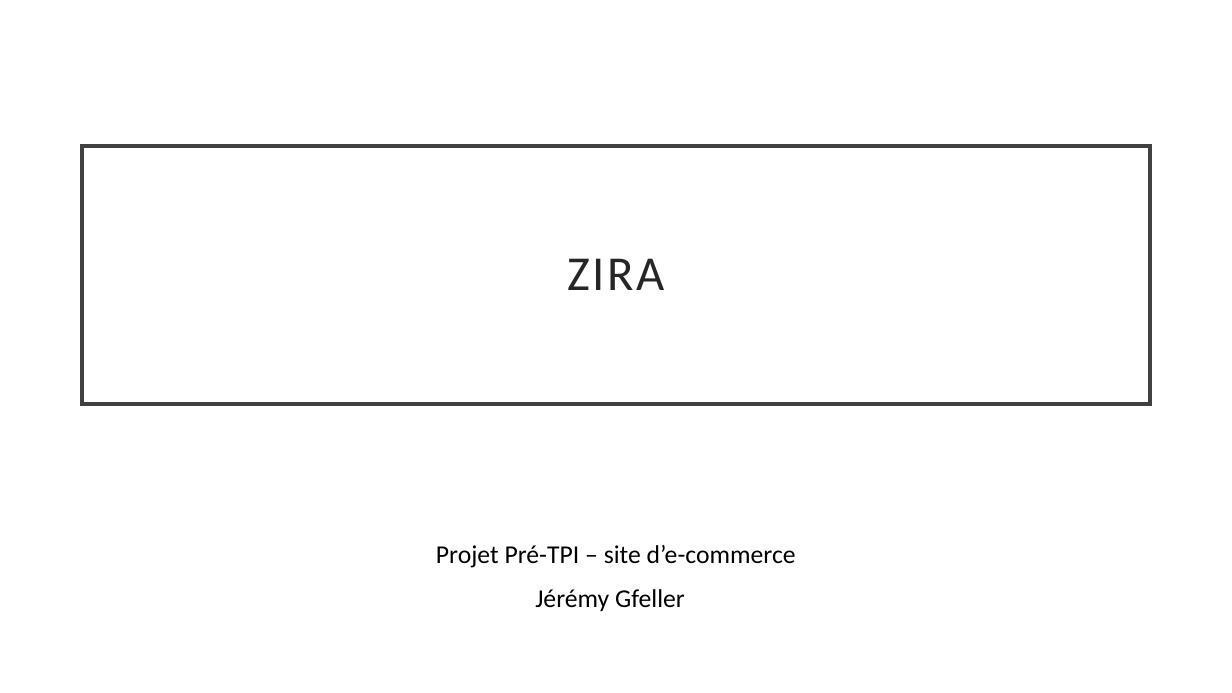
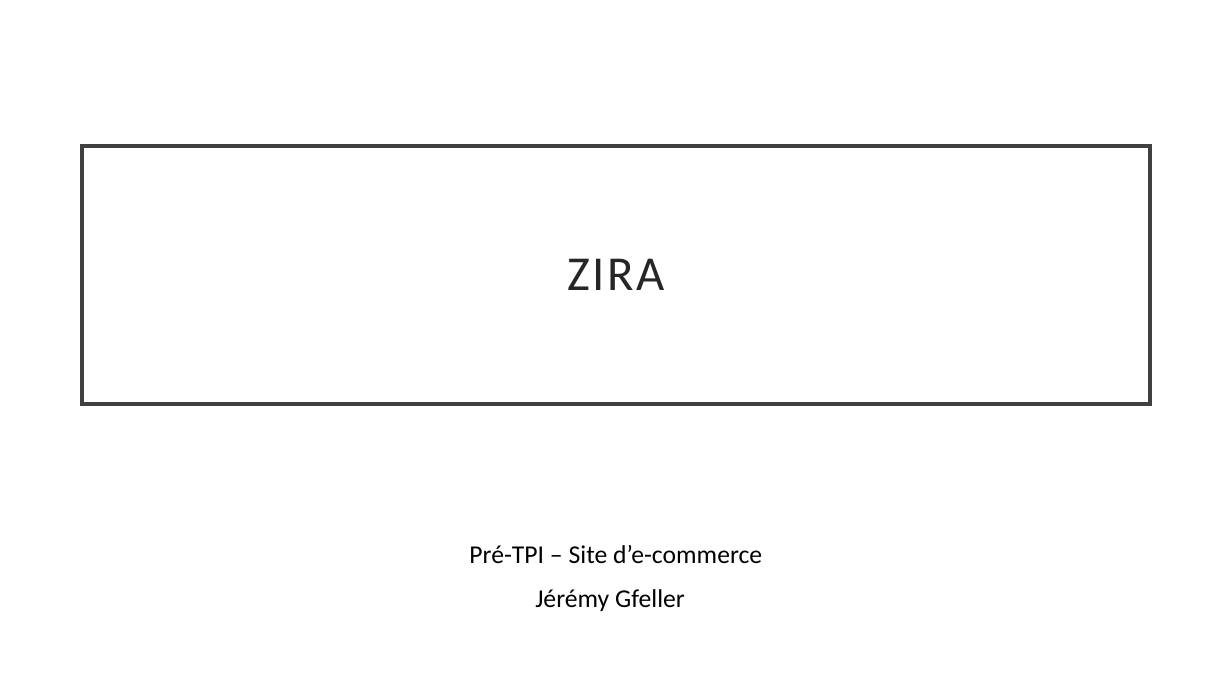
Before and after one commit to JeremyGfeller/Pre-TPi, a slide deck: slide 1 of Documentation/Présentation.pptx. Drawn at 1232x693 pixels with LibreOffice and Linux fonts; fonts in the diff are those of the drawing. Boxes give left, top, right and bottom in pixels: in the first picture for what was removed or moved away, otherwise in the second. Text is boxed around its words. In the diff, an @@ line names an element or a change of style, - is before the commit and + after.

```diff
--- a/Documentation/Présentation.pptx
+++ b/Documentation/Présentation.pptx
@@ subtitle at (469,545,762,563): text changed @@
-Projet Pré-TPI – site d’e-commerce
+Pré-TPI – Site d’e-commerce
```
Also in this commit, not shown: 4 other slides changed, 2 slides added, 3 slides removed, 1 other file.
